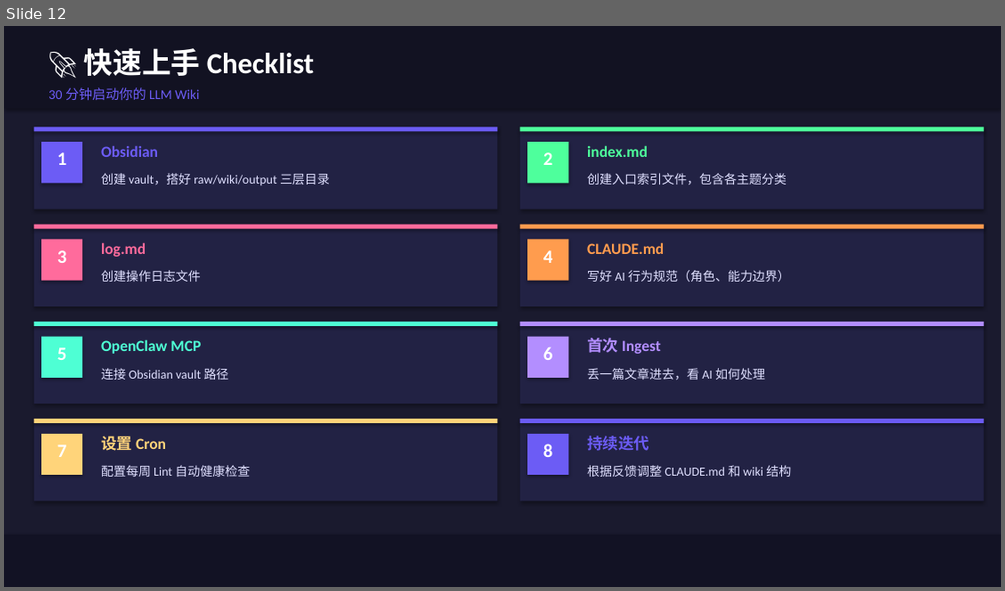
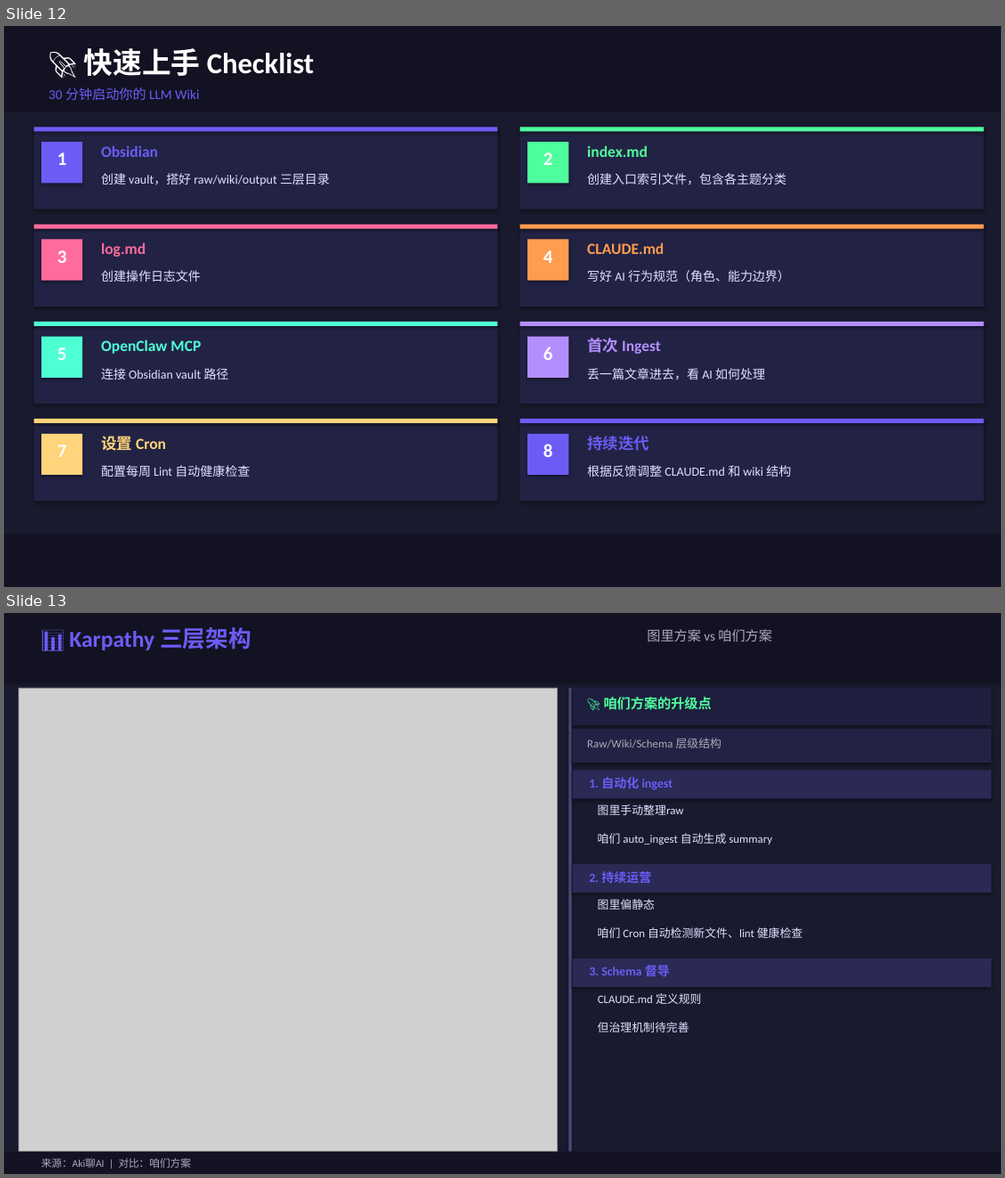
Before and after one commit to JohnsonYangJS/obsidian-llm-wiki, a slide deck: output/LLM_Wiki_OpenClaw_Obsidian_完整版.pptx. Shown one above the other, each under a label of ours: slide 12 before the commit, slides 12 and 13 after it. The pictures are 1005x591 and 1005x1178 pixels, drawn with LibreOffice and Linux fonts; fonts in the diff are those of the drawing; grey boxes stand for pictures. Boxes give left, top, right and bottom in pixels: in the first picture for what was removed or moved away, otherwise in the second. Text is boxed around its words. In the diff, an @@ line names an element or a change of style, - is before the commit and + after.

```diff
--- a/output/LLM_Wiki_OpenClaw_Obsidian_完整版.pptx
+++ b/output/LLM_Wiki_OpenClaw_Obsidian_完整版.pptx
@@ slide 13 added at (4,613,1001,1174), background #1A1A2E @@
@@ rectangle added at (4,613,1001,681), fill #121222 @@
@@ text added at (69,627,251,650), 22 pt, text #6C5CF5, bold @@
+📊 Karpathy 三层架构
@@ text added at (647,629,772,641), 13 pt, text #AAAABB @@
+图里方案 vs 咱们方案
@@ picture added at (19,688,558,1151) @@
@@ rectangle added at (568,688,572,1151), fill #4A4A7A @@
@@ rectangle added at (573,688,991,725), fill #1E1E3E @@
@@ text added at (604,697,712,710), 13 pt, text #4EFF9C, bold @@
+🚀 咱们方案的升级点
@@ rectangle added at (573,729,991,763), fill #222244 @@
@@ text added at (587,738,721,748), 11 pt, text #AAAABB @@
+Raw/Wiki/Schema 层级结构
@@ rectangle added at (573,770,991,798), fill #2A2A55 @@
@@ text added at (589,777,673,790), 12 pt, text #6C5CF5, bold @@
+1. 自动化 ingest
@@ text added at (598,804,684,815), 11 pt, text #E0E0FF @@
+图里手动整理raw
@@ text added at (598,833,772,844), 11 pt, text #E0E0FF @@
+咱们 auto_ingest 自动生成 summary
@@ rectangle added at (573,864,991,892), fill #2A2A55 @@
@@ text added at (589,871,651,883), 12 pt, text #6C5CF5, bold @@
+2. 持续运营
@@ text added at (598,899,655,909), 11 pt, text #E0E0FF @@
+图里偏静态
@@ text added at (598,927,802,938), 11 pt, text #E0E0FF @@
+咱们 Cron 自动检测新文件、lint 健康检查
@@ rectangle added at (573,958,991,987), fill #2A2A55 @@
@@ text added at (589,965,670,976), 12 pt, text #6C5CF5, bold @@
+3. Schema 督导
@@ text added at (598,993,701,1004), 11 pt, text #E0E0FF @@
+CLAUDE.md 定义规则
@@ text added at (598,1022,689,1032), 11 pt, text #E0E0FF @@
+但治理机制待完善
@@ rectangle added at (4,1151,1001,1174), fill #121222 @@
@@ text added at (41,1158,191,1167), 10 pt, text #AAAABB @@
+来源：Aki聊AI | 对比：咱们方案
```
Also in this commit, not shown: 3 slides changed, 1 slide removed.
